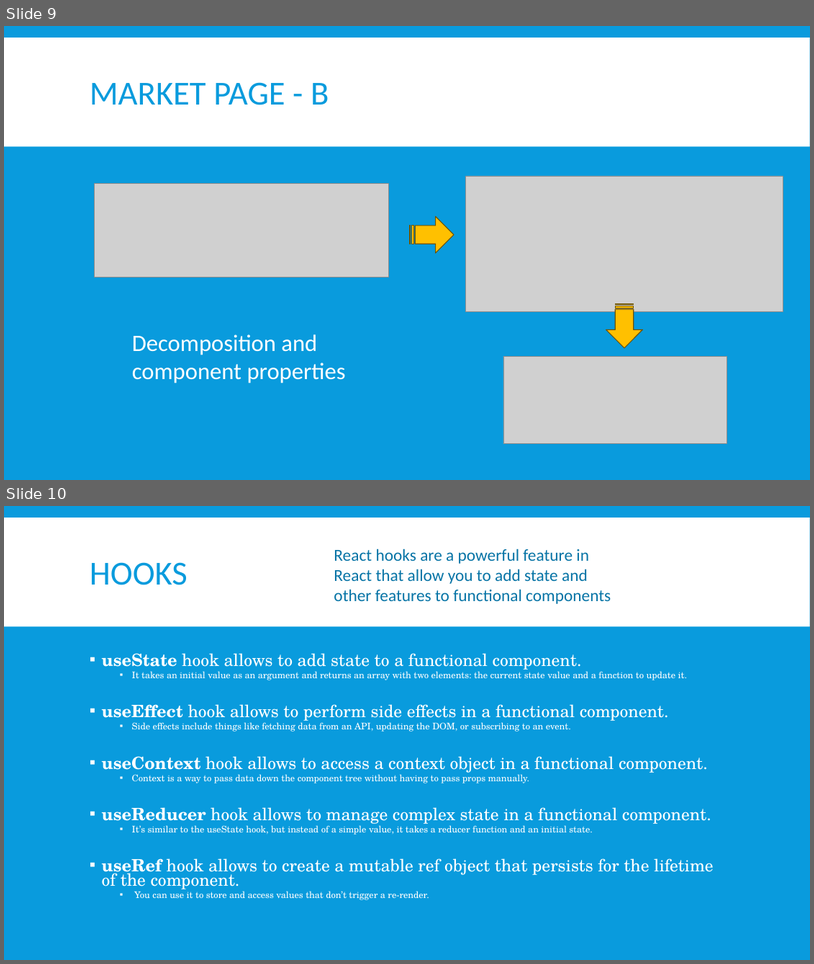
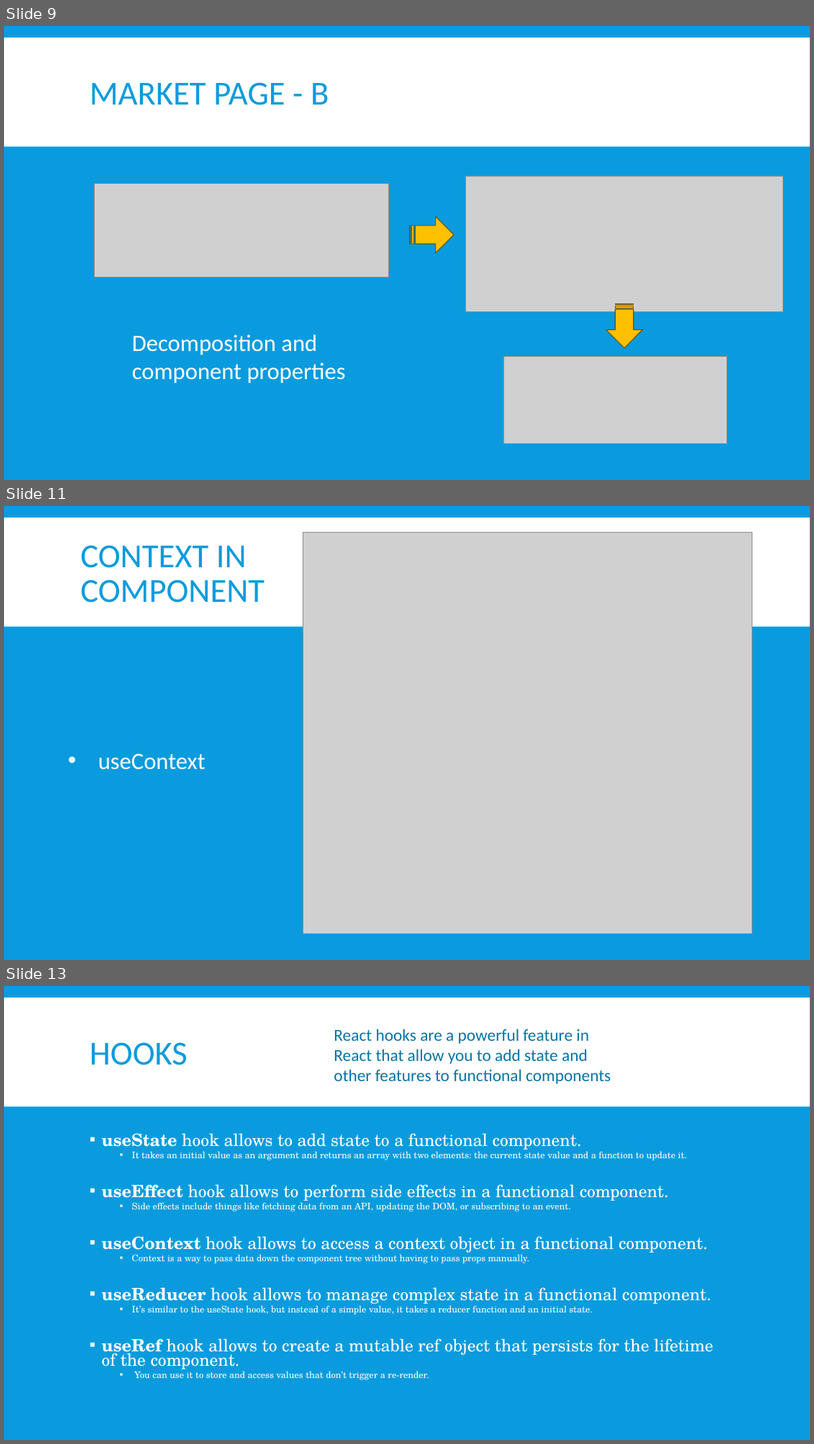
Before and after one commit to alexvirtech/preact-and-hooks, a slide deck: preact-tw.pptx. Shown one above the other, each under a label of ours: slides 9 and 10 before the commit, slides 9, 11 and 13 after it; the slides between them are not shown. The pictures are 814x964 and 814x1444 pixels, drawn with LibreOffice and Linux fonts; fonts in the diff are those of the drawing; grey boxes stand for pictures. Boxes give left, top, right and bottom in pixels: in the first picture for what was removed or moved away, otherwise in the second. Text is boxed around its words. In the diff, an @@ line names an element or a change of style, - is before the commit and + after.

```diff
--- a/preact-tw.pptx
+++ b/preact-tw.pptx
@@ slide 11 added at <box>4,506,810,960</box>, background #099BDD; not listed: 1 template element that a slide beside it also shows @@
@@ title added at <box>80,545,265,602</box>, 40 pt, text #099BDD @@
+CONTEXT IN COMPONENT
@@ picture added at <box>304,532,752,933</box> @@
@@ text added at <box>98,754,206,770</box>, 28 pt, text #FFFFFF @@
+• useContext
@@ what was slide 10 is now slide 13 @@
```
Also in this commit, not shown: 2 slides changed, 1 other slide added, 4 slides removed, 8 other files.
